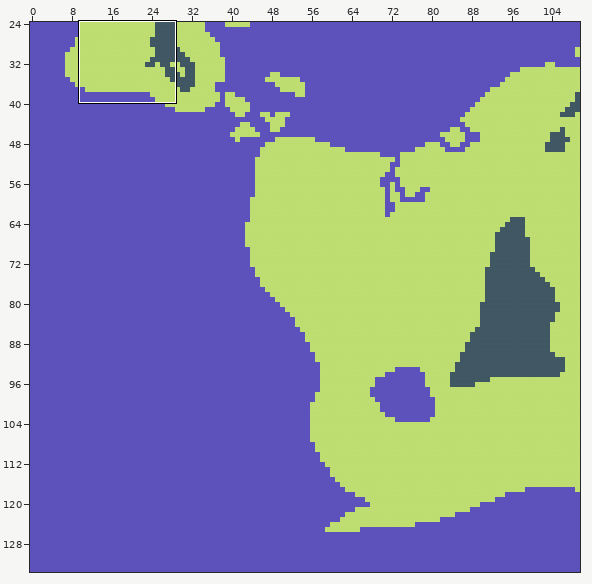
Two versions of a level (Tiled map, src/assets/tilemap/map.tmx). Above: a wide view before the commit, with the close-up outlined.
Close-up. Old version:
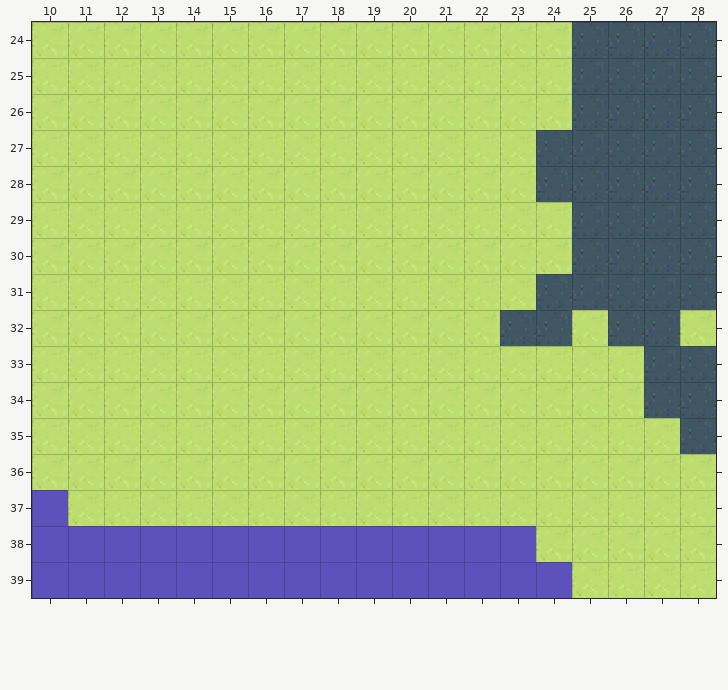
Cells are 48x48 px. Shown: x 10..28, y 24..39. The commit also changed other parts of the map, which this record leaves out.
After:
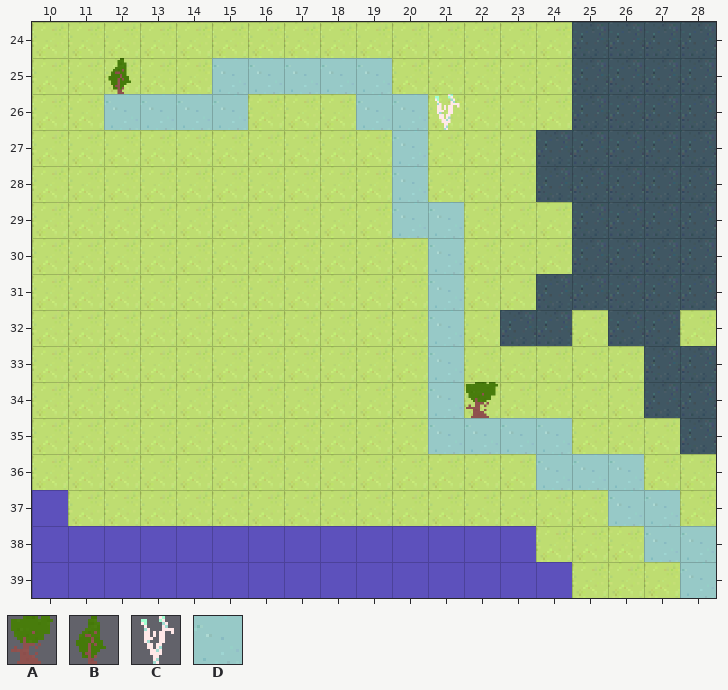
Key: from "ResourceTileset": A 0 "oak_tree", B 1 "pine_tree", C 2 "birch_tree"; from "buildings": D 2 "road".
_ is an empty cell.
Tiles of an added or newly shown layer are drawn over the layers below it.
The commit says: Harvested resources now actively travel over the map before being collected.
The exact change:
Layer "Resource Layer" (added):
Tile A now appears in row 34 at x 22.
Tile B now appears in row 25 at x 12.
Tile C now appears in row 26 at x 21.
Layer "Building Layer" (added):
Tile D now appears in row 25 at x 15 to 19; in row 26 at x 12 to 15 and 19 to 20; in rows 27 to 28 at x 20; in row 29 at x 20 to 21; in rows 30 to 34 at x 21; in row 35 at x 21 to 24.
Tile D now appears in row 36 at x 24 to 26; in row 37 at x 26 to 27; in row 38 at x 27 to 28; in row 39 at x 28.
Pixel boxes of the changes (left, top, right, bottom) in both close-ups:
added: (104, 58, 716, 598)
